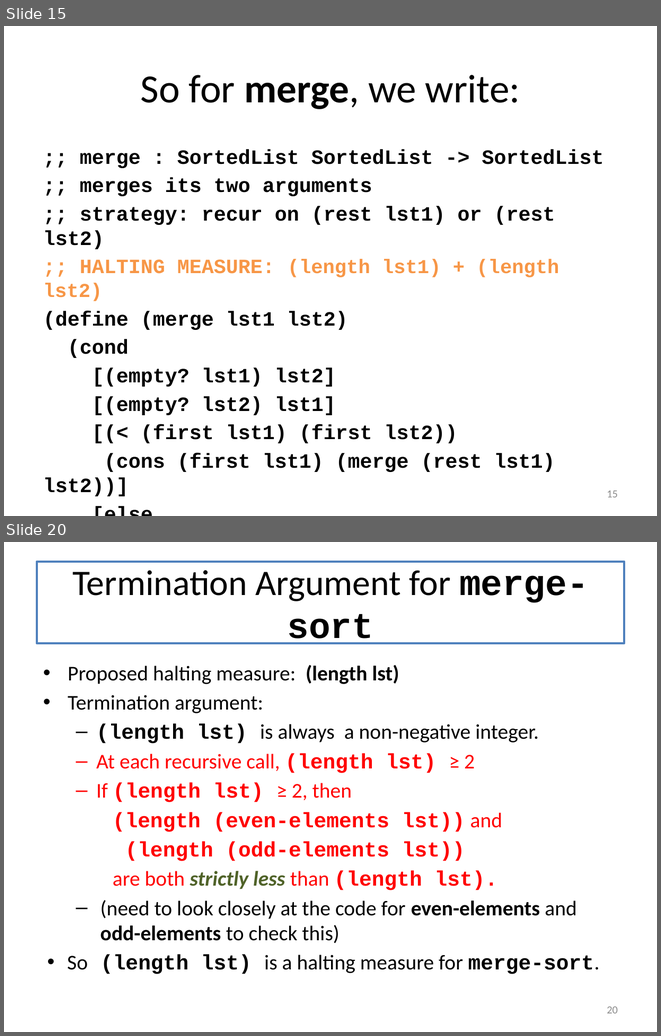
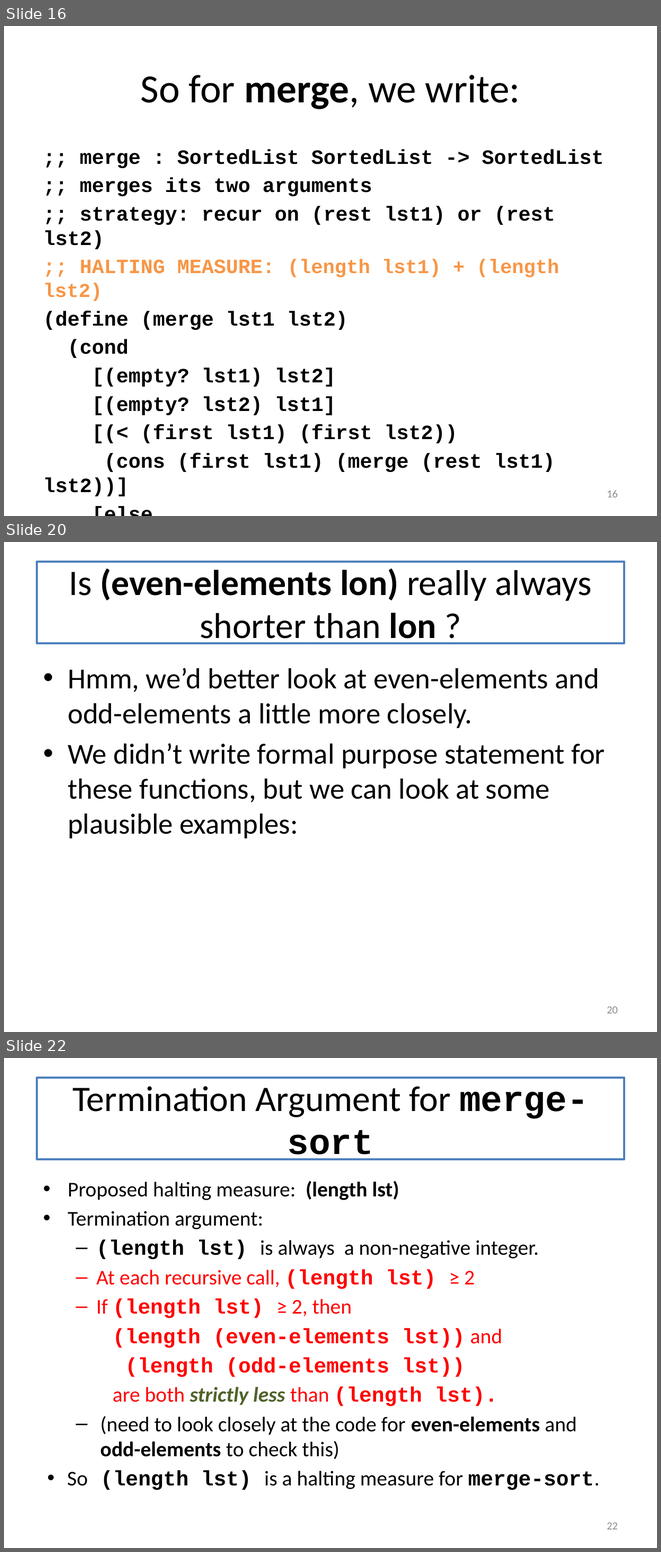
Before and after one commit to mwand/cs5010f17, a slide deck: Slides/Lesson 8.1-8.2 General Recursion.pptx. Shown one above the other, each under a label of ours: slides 15 and 20 before the commit, slides 16, 20 and 22 after it; the slides between them are not shown. The pictures are 661x1036 and 661x1552 pixels, drawn with LibreOffice and Linux fonts; fonts in the diff are those of the drawing. Boxes give left, top, right and bottom in pixels: in the first picture for what was removed or moved away, otherwise in the second. Text is boxed around its words. In the diff, an @@ line names an element or a change of style, - is before the commit and + after.

```diff
--- a/Slides/Lesson 8.1-8.2 General Recursion.pptx
+++ b/Slides/Lesson 8.1-8.2 General Recursion.pptx
@@ slide 20 added at (x1=4, y1=542, x2=657, y2=1032), background #FFFFFF @@
@@ title added at (x1=37, y1=562, x2=624, y2=643), fill #FFFFFF, outline #4F81BD 2.25 pt, 39.6 pt, text #000000 @@
+Is (even-elements lon) really always shorter than lon ?
@@ text added at (x1=68, y1=668, x2=604, y2=838), 32 pt, text #000000 @@
+• Hmm, we’d better look at even-elements and odd-elements a little more closely.
+• We didn’t write formal purpose statement for these functions, but we can look at some plausible examples:
@@ page number added at (x1=607, y1=1006, x2=618, y2=1013), 12 pt, text #8C8C8C @@
+20
@@ what was slide 15 is now slide 16 @@
@@ page number at (x1=607, y1=490, x2=618, y2=497): text changed @@
-15
+16
@@ what was slide 20 is now slide 22 @@
@@ page number at (x1=607, y1=1522, x2=618, y2=1529): text changed @@
-20
+22
```
Also in this commit, not shown: 4 slides changed, 2 other slides added, 1 slide removed.
